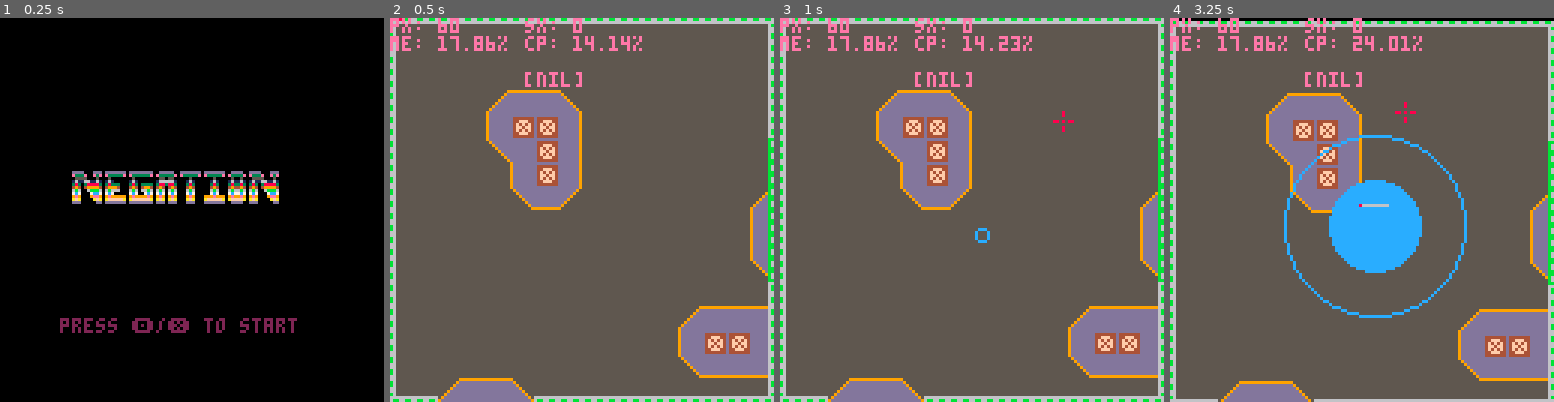
Above: before the commit, frames 1-4 (left to right).
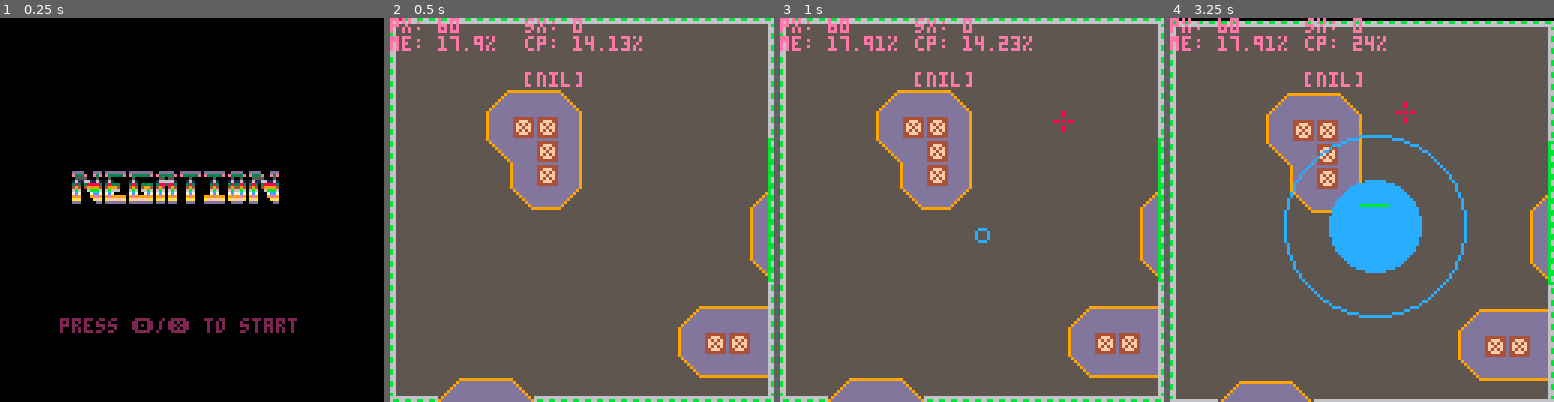
Above: after the commit, the same moments.

Repository: kbrewington/Negation
Game: PICO-8 cartridge negation.p8
The game is run twice, just before and just after one commit, with the same random seed, the same clock (stepped at 60 frames per second) and the same inputs.
Inputs (mouse positions are in pixels of both pictures, inside the frame that each line leads up to):
- Up to frame 1 (0.25 s): no input
- Up to frame 2 (0.5 s): tap X (X key) at 0.33 s
- Up to frame 3 (1 s): click (1060, 121) at 0.67 s; tap O (Z key) at 0.7 s
- Up to frame 4 (3.25 s): tap X (X key) at 1.07, 1.85, 2.97 s; click (1216, 267) at 1.22 s; hold Right 1.6-2.1 s; tap O (Z key) every 0.4 s from 1.7 to 2.9 s; click (1277, 114) at 1.77 s; hold Up 2.15-2.42 s; click (1342, 259) at 2.32 s; hold Right 2.47-3.03 s; click (1404, 106) at 2.87 s; hold Left from 3.08 s (still down)

Frame 1 is identical in both runs. In frame 2, 0.1% of the frame differs, in the area x 21-62%, y 4-9%; in frame 3, less than 0.1%; in frame 4, 0.3%, in the area x 21-66%, y 4-50%.

Commit message:
added player death animation

Diff:
--- a/negation.p8
+++ b/negation.p8
@@ -14,10 +14,13 @@
 player_turn = 0
 player_fire_rate = .75
 player_power_fire_rate = 1
-player_health = 1
+player_health = 10
 player_max_health = 10
 player.size = 8
 player_immune_time = 2
+player.destroyed_step = 0
+player.destroy_anim_length = 30
+player.destroy_sequence = {135, 136, 135}
 --player.last_hit = 0
 player_b_count = 0
 player_tokens = 0
@@ -27,7 +30,7 @@
 --player.last_right = nil
 --player.last_click = nil
 --player.last_middle_click = nil
-player_killed = 20
+player_killed = 0
 player_shield = 0
 
 level = {}
@@ -126,10 +129,6 @@
 function drop_obj(sx, sy, sprite)
   local d = {}
   d.x, d.y, d.sprite, d.size, d.drop_duration = sx, sy, sprite, 8, 5
-  -- d.y = sy
-  -- d.sprite = sprite
-  -- d.size = 8
-  -- d.drop_duration = 5
   d.init_time = time()
   d.types = {[32] = "heart",
              [33] = "shotgun",
@@ -149,28 +148,11 @@
 function enemy(x, y, type, time_spwn)
   local e = {}
   e.x, e.y, e.speed, e.time, e.b_count =  x, y, .35, time_spwn, 0
-  --e.speed, e.time, e.b_count = .35, time_spwn, 0
-  -- e.y = spawn_y
-  -- e.speed = .35
-  -- e.time = time_spwn
-  -- e.b_count = 0
   e.destroy_anim_length, e.destroyed_step, e.drop_prob, e.shoot_distance = 15, 0, 100, 50
-  -- e.destroyed_step = 0
   e.destroy_sequence = {135, 136, 135}
   e.drops = {32, 33, 48, 49} -- sprites of drops
-  -- e.drop_prob = 100--%
-  -- e.shoot_distance = 50
   e.explode_distance, e.explode_wait, e.explode_step, e.fire_rate = 15, 15, 0, 10
-  -- e.explode_wait = 15
-  -- e.explode_step = 0
-  -- e.fire_rate = 10
   e.exploding, e.dont_move, e.size, e.sprite, e.speed, e.type = false, false, 8, 132, .35, type
-  -- e.dont_move = false
-  -- e.size = 8
-  -- e.sprite = 132
-  -- e.angle = 360
-  -- e.speed = .35
-  -- e.type = type
 
   e.update_xy = function()
                     path = minimum_neighbor(e, player)
@@ -210,18 +192,7 @@
 function bullet(startx, starty, angle, sprite, friendly, shotgun)
   local b = {}
   b.x, b.y, b.angle, b.sprite, b.friendly, b.duration = startx, starty, angle, sprite, friendly, 15
-  -- b.y = starty
-  -- b.angle = angle
-  -- b.sprite = sprite
-  -- b.friendly = friendly
-  -- b.duration = 15
   b.shotgun, b.speed, b.acceleration, b.current_step, b.max_anim_steps, b.rocket, b.size = (shotgun or false), 2, 0, 0, 5, false, 3
-  -- b.speed = 2
-  -- b.acceleration = 0
-  -- b.current_step = 0
-  -- b.max_anim_steps = 5
-  -- b.rocket = false
-  -- b.size = 3
 
   if (b.sprite == 48) b.acceleration, b.max_anim_steps, b.rocket = 0.5, 15, true
 
@@ -241,20 +212,8 @@
 function boss(startx, starty, sprite, lvl)
   local b = {}
   b.x, b.y, b.speed, b.angle, b.level, b.shot_last, b.shot_ang, b.sprite = startx, starty, .01, 0, (lvl or 1), nil, 0, sprite
-  -- b.y = starty
-  -- b.speed = .01
-  -- b.angle = 0
-  -- b.level = lvl or 1
-  -- b.shot_last = nil
-  -- b.shot_ang = 0
-  -- b.sprite = sprite
   b.size, b.bullet_speed, b.fire_rate, b.destroyed_step, b.destroy_anim_length, b.health = 16, 2, 7, 0, 30, 50
-  -- b.bullet_speed = 2
-  -- b.fire_rate = 7
-  -- b.destroyed_step = 0
   b.destroy_sequence = {135, 136, 135}
-  -- b.destroy_anim_length = 30
-  -- b.health = 50
   b.circs = {}
   timers["bossstart"] = 12
   b.draw_healthbar = function()
@@ -278,8 +237,8 @@
            elseif b.level == 2 then
              if b.shot_last ~= nil and ((time() - b.shot_last) < 2) and flr(time()*50)%b.fire_rate == 0 then
                shoot(b.x, b.y, p_ang, 141, false, true)
-               b.x = b.x - 5*sin(p_ang/360)
-               b.y = b.y - 5*cos(p_ang/360)
+               b.x = b.x - 2*sin(p_ang/360)
+               b.y = b.y - 2*cos(p_ang/360)
              end
              --b.draw_healthbar()
            elseif b.level == 3 then
@@ -941,7 +900,7 @@
     spr(b.destroy_sequence[flr(b.destroyed_step/30)+1], b.x+s*flr(rnd(8)), b.y+s1*flr(rnd(8)))
     spr(b.destroy_sequence[flr(b.destroyed_step/30)+1], b.x+s*flr(rnd(8)), b.y+s1*flr(rnd(8)))
   else
-    del(destroyed_bosses, b)
+    if (b~= player) del(destroyed_bosses, b)
     coin.dropped = true
   end
 
@@ -1343,6 +1302,13 @@
     return
   end
 
+  if player_health <= 0 then
+    if (player.destroyed_step < player.destroy_anim_length) step_boss_destroyed_animation(player); return
+    sfx(9,1)
+    in_leaderboard = true
+    sort = true
+    -- run()
+  end
 
   if level_sprites ~= nil then
     palt(5, true)
@@ -1560,13 +1526,6 @@
   foreach(destroyed_bosses, step_boss_destroyed_animation)
 
   foreach(tele_animation, step_teleport_animation)
-
-  if player_health <= 0 then
-    sfx(9,1)
-    in_leaderboard = true
-    sort = true
-    -- run()
-  end
 
   if (showplayer ~= nil) draw_playerhp()
 
